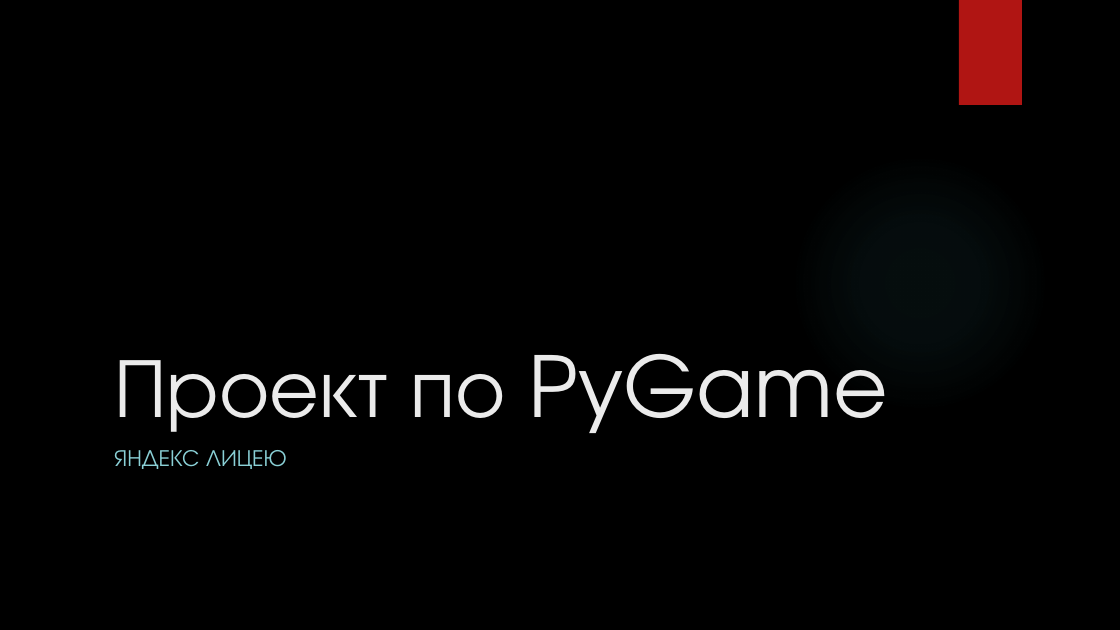
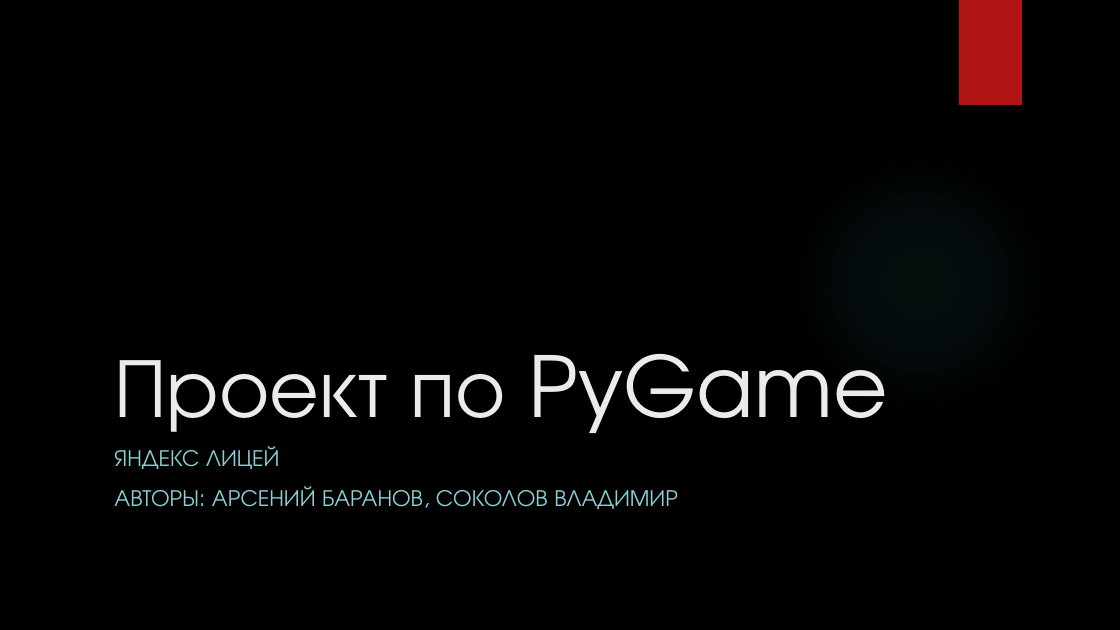
Before and after one commit to Sovova0605/Galaga, a slide deck: slide 1 of PyGame/Prezentatsia.pptx. Drawn at 1120x630 pixels with LibreOffice and Linux fonts; fonts in the diff are those of the drawing; background and template pictures are left out. Boxes give left, top, right and bottom in pixels: in the first picture for what was removed or moved away, otherwise in the second. Text is boxed around its words. In the diff, an @@ line names an element or a change of style, - is before the commit and + after.

```diff
--- a/PyGame/Prezentatsia.pptx
+++ b/PyGame/Prezentatsia.pptx
@@ subtitle at (114, 446, 678, 509): text changed @@
-ЯНДЕКС ЛИЦЕЮ
+ЯНДЕКС ЛИЦЕЙ
+АВТОРЫ: АРСЕНИЙ БАРАНОВ, СОКОЛОВ ВЛАДИМИР
```
Also in this commit, not shown: 1 slide added.
